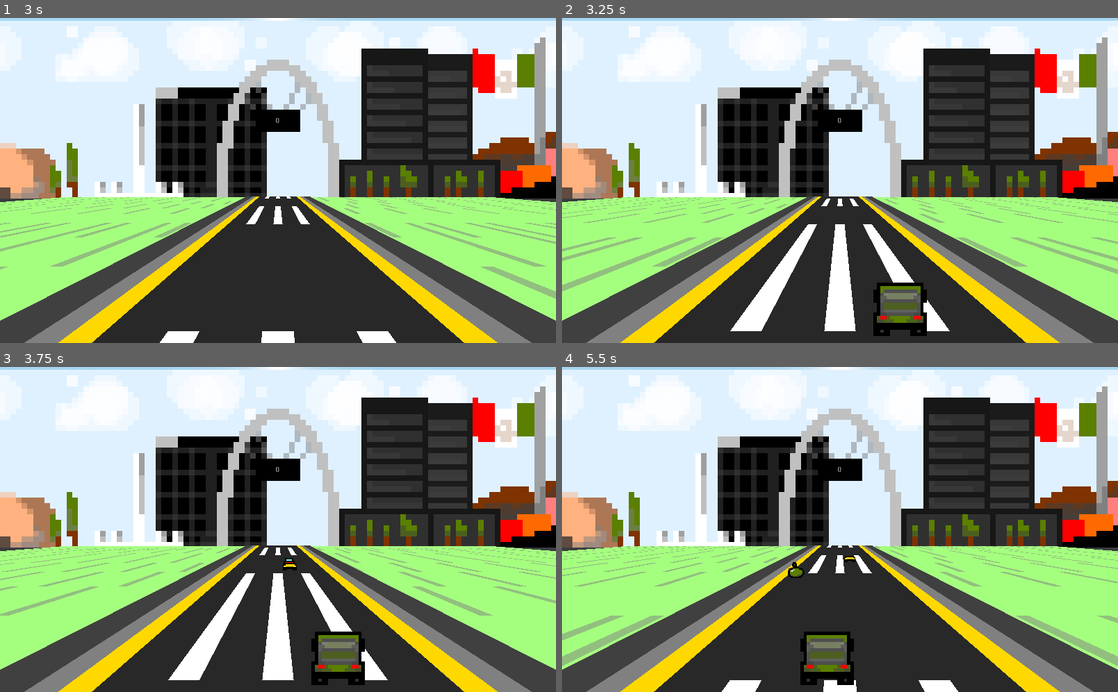
Above: before the commit, frames 1-4 (two rows, left to right).
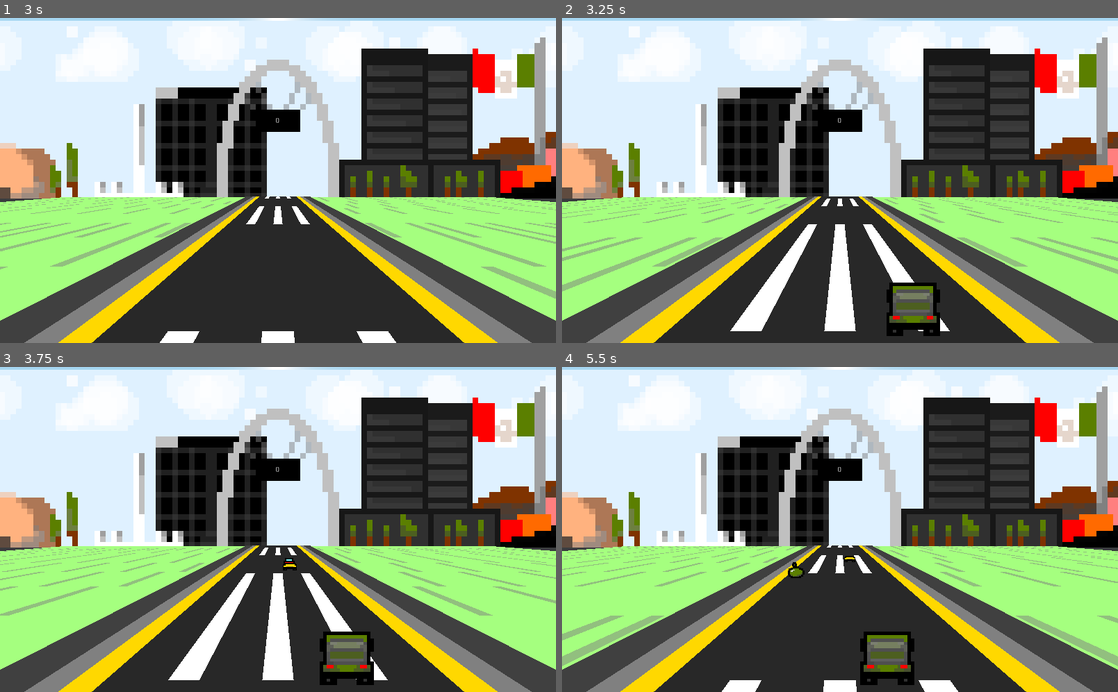
Above: after the commit, the same moments.

Repository: ClarkThyLord/Speed-Trash
Game: Godot game, scene res://src/game/game.tscn
The game is run twice, just before and just after one commit, with the same random seed, the same clock (stepped at 60 frames per second) and the same inputs.
Inputs:
- Up to frame 1 (3 s): hold Right (ui_right) 0.53-1.28 s; hold Space (action_break) 0.53-1.28 s; hold Left (ui_left) 1.28-2.03 s; tap Space (action_break) at 1.35, 2.85 s; hold Right (ui_right) 2.03-2.78 s; hold Space (action_break) 2.03-2.78 s; hold Shift (action_accelerate) from 2.78 s (still down)
- Up to frame 2 (3.25 s): keep holding Shift (action_accelerate)
- Up to frame 3 (3.75 s): release Shift (action_accelerate) at 3.53 s; hold Left (ui_left) from 3.53 s (still down); hold Space (action_break) from 3.53 s (still down)
- Up to frame 4 (5.5 s): keep holding Left (ui_left); release Space (action_break) at 4.28 s; tap Space (action_break) at 4.35 s; hold Space (action_break) from 5.03 s (still down)

Frame 1 is identical in both runs. In frame 2, 1.2% of the frame differs, in the area x 56-68%, y 81-98%; in frame 3, 0.9%; in frame 4, 2.9%, in the area x 42-64%, y 81-98%.

Commit message:
reward moves
Clark was here :V

Diff:
--- a/src/garbage_truck/garbage_truck.gd
+++ b/src/garbage_truck/garbage_truck.gd
@@ -34,6 +34,8 @@
 
 var _q_table := {}
 
+var _moves := []
+
 
 
 ## OnReady Variables
@@ -50,13 +52,14 @@
 		if not file.file_exists(Q_TABLE_PATH):
 			return
 
+		print("Loading q_table.json...")
 		if file.open(Q_TABLE_PATH, File.READ) != 0:
 			print("Error opening file")
 			return
 
 		var json := JSON.parse(file.get_as_text())
 		if json.error == OK and typeof(json.result) == TYPE_DICTIONARY:
-			print("Loading q_table.json...")
+			print(file.get_path_absolute())
 			_q_table = json.result
 
 		if file.is_open():
@@ -94,9 +97,9 @@
 							+ "," + str(area.pointage) + ")"
 
 		var moves := [
-			Vector3.ZERO,
-			Vector3(clamp(speed * delta, -6.0, 6.0), 0, 0),
-			Vector3(clamp(-speed * delta, -6.0, 6.0), 0, 0)
+			translation,
+			Vector3(clamp(translation.x + speed * delta, -6.0, 6.0), 0, 0),
+			Vector3(clamp(translation.x + -speed * delta, -6.0, 6.0), 0, 0)
 		]
 
 		var best_move = -Vector3.INF
@@ -117,7 +120,8 @@
 			best_move = moves[randi() % moves.size()]
 			best_move_hash = hash(str(best_move) + state)
 
-		translate(best_move)
+		translation = best_move
+		_moves.append(best_move_hash)
 	else:
 		var direction := Vector3.ZERO
 		if Input.is_action_pressed("ui_right") and translation.x < 6:
@@ -151,5 +155,15 @@
 
 ## Private Methods
 func _on_GargabeTruck_area_entered(area : Area):
+	if area.is_in_group("objects"):
+		var decay := 0.03
+		var reward : float = area.pointage if area.pointage > 0.0 else -2
+		for move in _moves:
+			if not _q_table.has(move):
+				_q_table[move] = 0.0
+
+			_q_table[move] += reward
+			reward -= reward * decay
+
 	if area.is_in_group("obstacles") and not animation_player.is_playing():
 		animation_player.play("hit")
